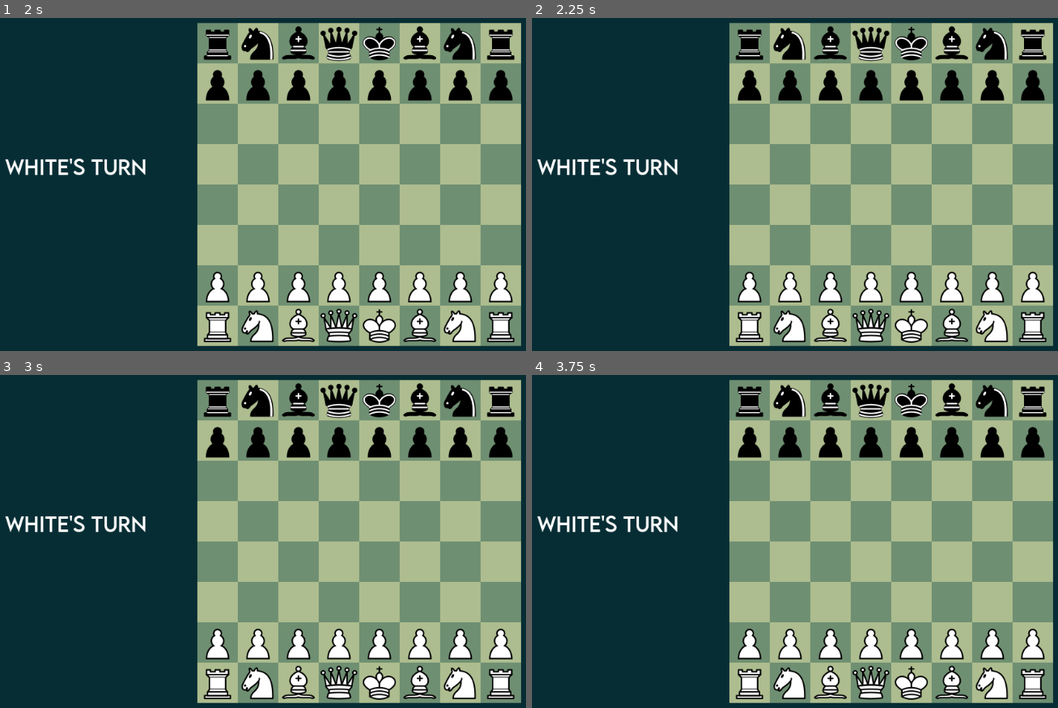
Above: before the commit, frames 1-4 (two rows, left to right).
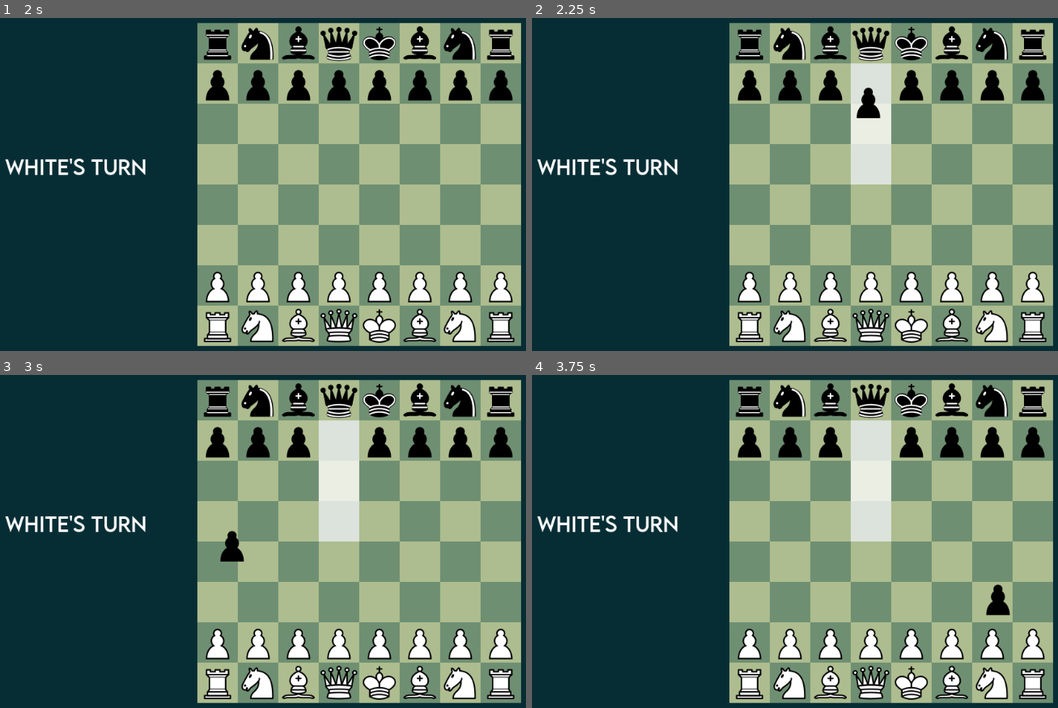
Above: after the commit, the same moments.

Repository: Maybells/godot-zone-framework
Game: Godot game, scene res://Examples/Chess/chess.tscn
The game is run twice, just before and just after one commit, with the same random seed, the same clock (stepped at 60 frames per second) and the same inputs.
Inputs (mouse positions are in pixels of both pictures, inside the frame that each line leads up to):
- Up to frame 1 (2 s): tap Enter at 0.5 s; move the mouse to (415, 164) at 0.52 s; click (415, 164) at 0.67 s; tap Space at 1.25 s; drag from (142, 204) to (215, 44) at 1.27 s
- Up to frame 2 (2.25 s): tap Enter at 2 s; move the mouse to (868, 101) at 2.02 s; click (868, 101) at 2.17 s
- Up to frame 3 (3 s): tap Space at 2.75 s; drag from (241, 618) to (215, 401) at 2.77 s
- Up to frame 4 (3.75 s): tap Enter at 3.5 s; move the mouse to (1000, 598) at 3.52 s; click (1000, 598) at 3.67 s

Frame 1 is identical in both runs. In frame 2, 2.7% of the frame differs, in the area x 60-69%, y 13-50%; in frame 3, 3.1%; in frame 4, 3.1%, in the area x 60-91%, y 13-73%.

Commit message:
Removed focus

Diff:
--- a/Examples/Chess/chess_logic.gd
+++ b/Examples/Chess/chess_logic.gd
@@ -36,6 +36,7 @@
 
 	set_effect("move_possibilities", attacks)
 	set_effect("move_origin", [_position_of_zone(piece.zone)])
+	update_effects()
 
 
 func _get_possible_attacks(piece):
@@ -171,19 +172,14 @@
 		emit_signal("king_not_checked", not current_turn)
 
 
-func can_focus(piece):
-	return piece.is_white == current_turn and game_ongoing
+func piece_picked_up(piece):
+	_get_possibilities(piece)
 
 
-func focus_piece(piece):
-	_get_possibilities(piece)
-	.focus_piece(piece)
-
-
-func unfocus_piece(piece):
+func piece_put_down(piece):
 	reset_effect("move_possibilities")
 	reset_effect("move_origin")
-	.unfocus_piece(piece)
+	update_effects()
 
 
 func is_valid_endpoint(zone):
--- a/Examples/Chess/piece.gd
+++ b/Examples/Chess/piece.gd
@@ -47,9 +47,9 @@
 
 
 func _on_picked_up():
-	if not captured and not game.has_focus() and game.can_focus(self):
+	if not captured:
 		z_index += 1
-		game.focus_piece(self)
+		game.piece_picked_up(self)
 	else:
 		$DragMovement2D.release()
 
@@ -59,8 +59,8 @@
 		if zone != overlap_zone:
 			first_move = false
 		z_index -= 1
-		game.unfocus_piece(self)
 		game.move_piece(self, overlap_zone)
+		game.piece_put_down(self)
 	else:
 		$DragMovement2D.attach()
 
--- a/Examples/Chess/tile.gd
+++ b/Examples/Chess/tile.gd
@@ -8,8 +8,7 @@
 
 
 func _ready():
-	game.connect("piece_focused", self, "_on_piece_focus")
-	game.connect("piece_unfocused", self, "_on_piece_focus")
+	game.connect("effect_changed", self, "_on_effect_changed")
 
 	if is_white:
 		color = white
@@ -48,5 +47,5 @@
 	.piece_removed(piece)
 
 
-func _on_piece_focus():
+func _on_effect_changed():
 	update()
--- a/src/GameLogic/game_logic.gd
+++ b/src/GameLogic/game_logic.gd
@@ -6,9 +6,7 @@
 signal game_reset
 signal game_initialized
 signal piece_moved(piece, to)
-signal effect_changed(effect)
-signal piece_focused
-signal piece_unfocused
+signal effect_changed
 
 
 var pieces = Array()
@@ -31,8 +29,6 @@
 
 
 func unregister_piece(piece):
-	if is_focused(piece):
-		unfocus_piece(piece)
 	piece.game = null
 	pieces.erase(piece)
 
@@ -67,7 +63,6 @@
 	else:
 		var e = EffectGroup.new(effect, [object])
 		_effect_groups[effect] = e
-	emit_signal("effect_changed", effect)
 
 
 func set_effect(effect: String, objects: Array) -> void:
@@ -75,43 +70,12 @@
 		_effect_groups[effect].elements = objects
 	else:
 		_effect_groups[effect] = EffectGroup.new(effect, objects)
-	emit_signal("effect_changed", effect)
 
 
 func reset_effect(effect: String) -> void:
 	if effect in _effect_groups:
 		_effect_groups[effect].reset()
-	emit_signal("effect_changed", effect)
 
 
-func has_focus():
-	return not focused_pieces.empty()
-
-
-func is_focused(piece):
-	return piece in focused_pieces
-
-
-func just_unfocused():
-	return just_unfocused
-
-
-func can_focus(piece):
-	return true
-
-
-func focus_piece(piece):
-	focused_pieces.append(piece)
-	emit_signal("piece_focused")
-
-
-func unfocus_piece(piece):
-	just_unfocused = true
-	focused_pieces.erase(piece)
-	emit_signal("piece_unfocused")
-
-
-func unfocus_all():
-	just_unfocused = true
-	focused_pieces = Array()
-	emit_signal("piece_unfocused")
+func update_effects():
+	emit_signal("effect_changed")
